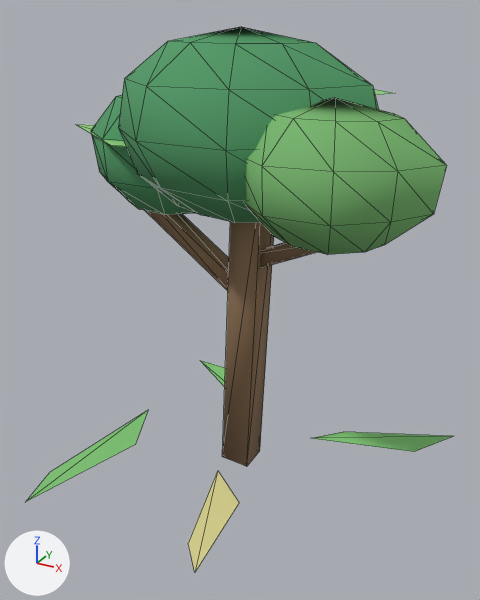
The glTF model assets/models/world/foliage.gltf as it was, and as the next commit left it.
Camera for both pictures: a 50 mm camera at (1.33, -2.44, 2.07) aimed at (-0.03, 0.05, 0.82). Lighting does not change. The marker at lower left points along +X, +Y and +Z. The picture after the commit comes second. Mesh edges are drawn as thin lines. Where no turn or scale is listed for an object, it has been applied to the vertices.

Script lines for the objects in view, before the commit:
```python
me_grass_fan_north = bpy.data.meshes.new('grass fan north')
me_grass_fan_north.from_pydata([(-0.555, -0.02, 0.1), (-0.428, -0.303, 0.1), (-0.594, -0.87, 0.1), (-0.644, -0.667, 0.1)], [], [(0, 1, 2), (0, 2, 3)])
me_grass_fan_north.materials.append(mat_grass_blade_cluster)  # green #81c876
me_overlapping_canopy_core = bpy.data.meshes.new('overlapping canopy core')
me_overlapping_canopy_core.from_pydata(...)  # 67 vertices, 110 faces; spans x -0.573..0.587, y -0.462..0.421, z 1.24..2.0
me_overlapping_canopy_core.materials.append(mat_leaf_canopy_dark)  # green #509965
me_sunlit_side_canopy = bpy.data.meshes.new('sunlit side canopy')
me_sunlit_side_canopy.from_pydata(...)  # 42 vertices, 80 faces; spans x 0.084..0.868, y -0.472..0.141, z 1.22..1.78
me_sunlit_side_canopy.materials.append(mat_leaf_canopy_sunlit)  # green #79b86f
ob_grass_fan_north = bpy.data.objects.new('grass fan north', me_grass_fan_north)
ob_grass_fan_north.location = (0.0, 0.0, 0.0)
ob_overlapping_canopy_core = bpy.data.objects.new('overlapping canopy core', me_overlapping_canopy_core)
ob_overlapping_canopy_core.location = (0.0, 0.0, 0.0)
ob_sunlit_side_canopy = bpy.data.objects.new('sunlit side canopy', me_sunlit_side_canopy)
ob_sunlit_side_canopy.location = (0.0, 0.0, 0.0)
# also in view: 'grass fan east' at (0.61, 0.37, 0.08); 'left branch' at (-0.3, 0.06, 1.08); 'right branch' at (0.38, -0.09, 1.22); 'tapered main trunk' at (0.04, -0.01, 0.72); 'shadow side canopy' at (-0.42, 0.13, 1.46)
```
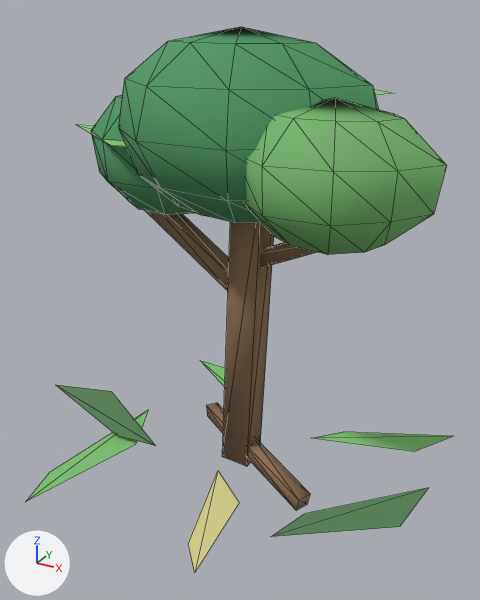
Location of each change, [x1, y1, x2, y2] in pixels of the pictures (480 x 600 px):
'fern frond low shade b', added (green)
    after: [271, 488, 428, 537]
'fern frond low shade a', added (green)
    after: [56, 385, 155, 446]
'root flare north', added (brown)
    after: [248, 438, 310, 510]
'root flare south', added
    after: [206, 403, 224, 433]

Edits to the bpy script that builds the scene:
```text
Add mat_fern_underside_shade:
    mat_fern_underside_shade = principled_material('fern underside shade')
    mat_fern_underside_shade.base_color = (0.1, 0.24, 0.1)  # green #598659
    mat_fern_underside_shade.roughness = 0.96
Add me_fern_frond_low_shade_b:
    me_fern_frond_low_shade_b.from_pydata([(0.923, 0.044, 0.12), (0.88, -0.257, 0.12), (0.441, -0.562, 0.12), (0.506, -0.375, 0.12)], [], [(0, 1, 2), (0, 2, 3)])
    me_fern_frond_low_shade_b.materials.append(mat_fern_underside_shade)  # green #598659
Add me_fern_frond_low_shade_a:
    me_fern_frond_low_shade_a.from_pydata([(-1.148, -0.089, 0.12), (-0.828, 0.009, 0.12), (-0.316, -0.286, 0.12), (-0.534, -0.31, 0.12)], [], [(0, 1, 2), (0, 2, 3)])
    me_fern_frond_low_shade_a.materials.append(mat_fern_underside_shade)  # green #598659
Add me_root_flare_south:
    me_root_flare_south.from_pydata([(0.016, 0.028, 0.111), (-0.025, -0.021, 0.111), (-0.016, -0.028, 0.049), (0.025, 0.021, 0.049), (-0.324, 0.308, 0.031), (-0.365, 0.259, 0.031), (-0.356, 0.252, -0.031), (-0.315, 0.301, -0.031)], [], [(0, 4, 1), (1, 4, 5), (1, 5, 2), (2, 5, 6), (2, 6, 3), (3, 6, 7), (3, 7, 0), (0, 7, 4), (0, 1, 2), (0, 2, 3), (4, 7, 6), (4, 6, 5)])
    me_root_flare_south.materials.append(mat_barked_branch_wood)  # brown #907355
Add me_root_flare_north:
    me_root_flare_north.from_pydata([(-0.007, -0.035, 0.134), (0.021, 0.029, 0.134), (0.007, 0.035, 0.066), (-0.021, -0.029, 0.066), (0.413, -0.215, 0.034), (0.441, -0.151, 0.034), (0.427, -0.145, -0.034), (0.399, -0.209, -0.034)], [], [(0, 4, 1), (1, 4, 5), (1, 5, 2), (2, 5, 6), (2, 6, 3), (3, 6, 7), (3, 7, 0), (0, 7, 4), (0, 1, 2), (0, 2, 3), (4, 7, 6), (4, 6, 5)])
    me_root_flare_north.materials.append(mat_barked_branch_wood)  # brown #907355
Add ob_fern_frond_low_shade_b:
    ob_fern_frond_low_shade_b = bpy.data.objects.new('fern frond low shade b', me_fern_frond_low_shade_b)
    ob_fern_frond_low_shade_b.location = (0.0, 0.0, 0.0)
Add ob_fern_frond_low_shade_a:
    ob_fern_frond_low_shade_a = bpy.data.objects.new('fern frond low shade a', me_fern_frond_low_shade_a)
    ob_fern_frond_low_shade_a.location = (0.0, 0.0, 0.0)
Add ob_root_flare_south:
    ob_root_flare_south = bpy.data.objects.new('root flare south', me_root_flare_south)
    ob_root_flare_south.location = (0.0, 0.0, 0.0)
Add ob_root_flare_north:
    ob_root_flare_north = bpy.data.objects.new('root flare north', me_root_flare_north)
    ob_root_flare_north.location = (0.0, 0.0, 0.0)
```
